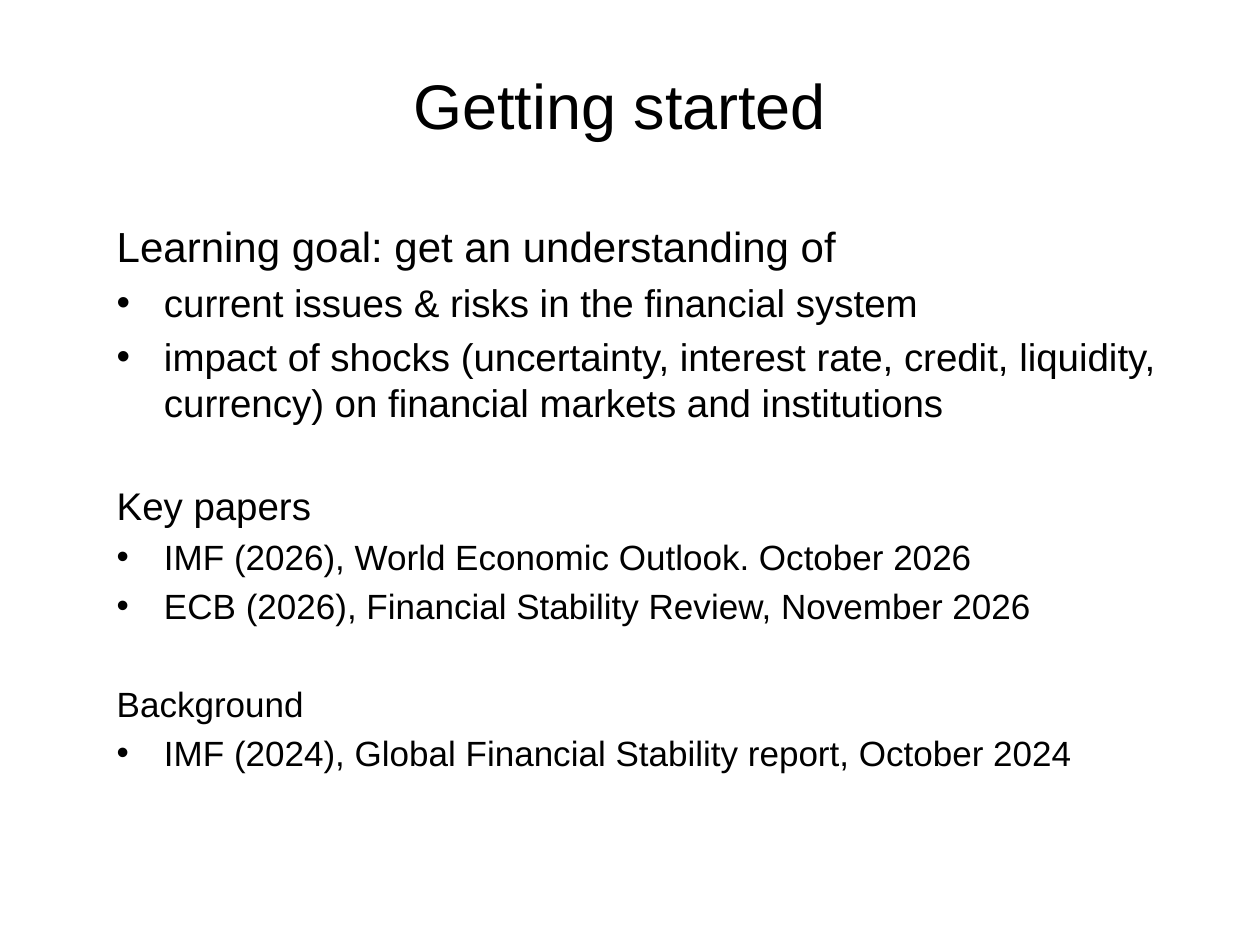
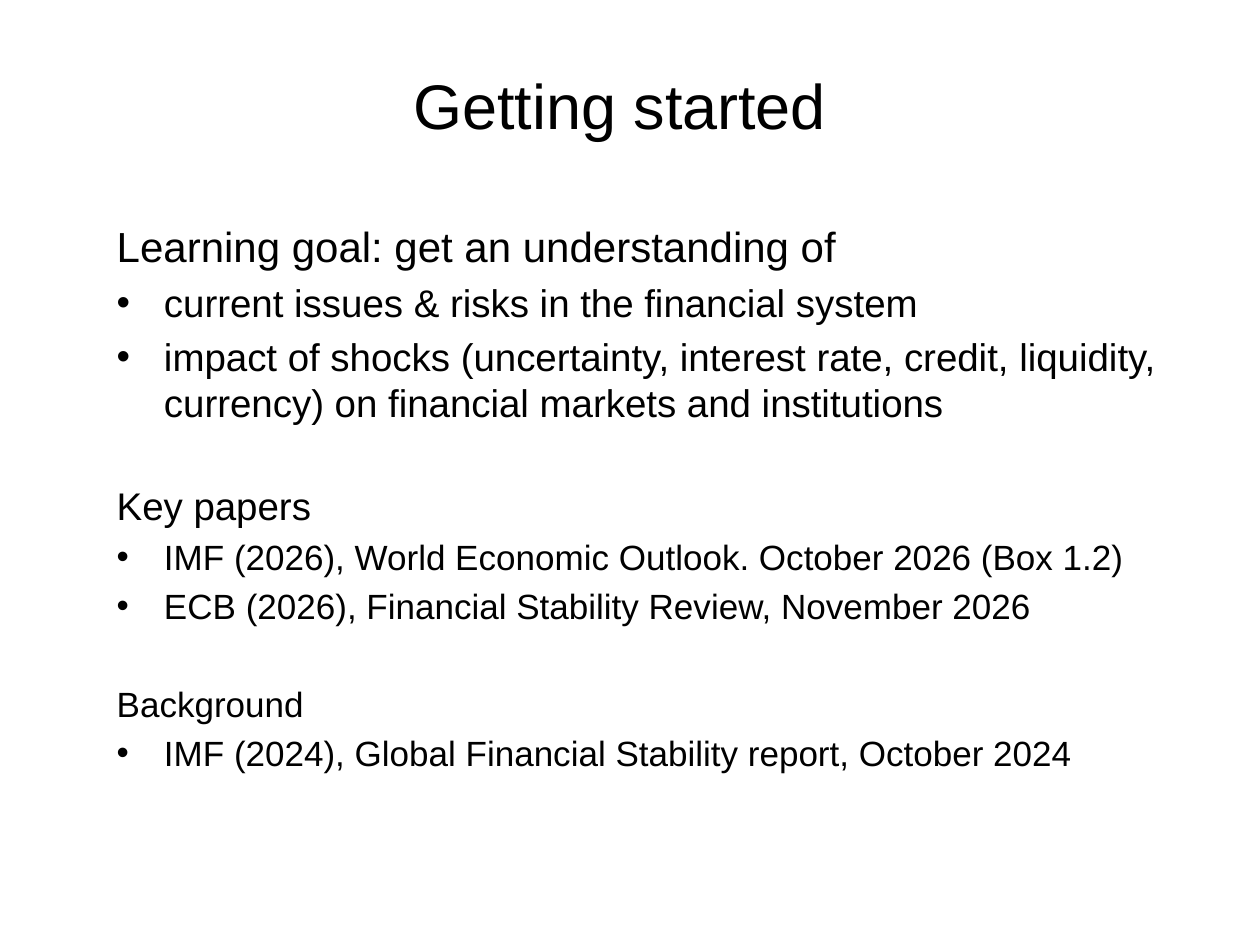
Before and after one commit to vandenEnd/VU, a slide deck: slide 2 of MIF_lecture_1_2027 V.pptx. Drawn at 1260x945 pixels with LibreOffice and Linux fonts; fonts in the diff are those of the drawing. Boxes give left, top, right and bottom in pixels: in the first picture for what was removed or moved away, otherwise in the second. Text is boxed around its words. In the diff, an @@ line names an element or a change of style, - is before the commit and + after.

```diff
--- a/MIF_lecture_1_2027 V.pptx
+++ b/MIF_lecture_1_2027 V.pptx
@@ text at (x1=164, y1=544, x2=1123, y2=576): text changed @@
-• IMF (2026), World Economic Outlook. October 2026
+• IMF (2026), World Economic Outlook. October 2026 (Box 1.2)
```
Also in this commit, not shown: 5 other slides changed, 2 slides added, 2 slides removed, 1 other file.
